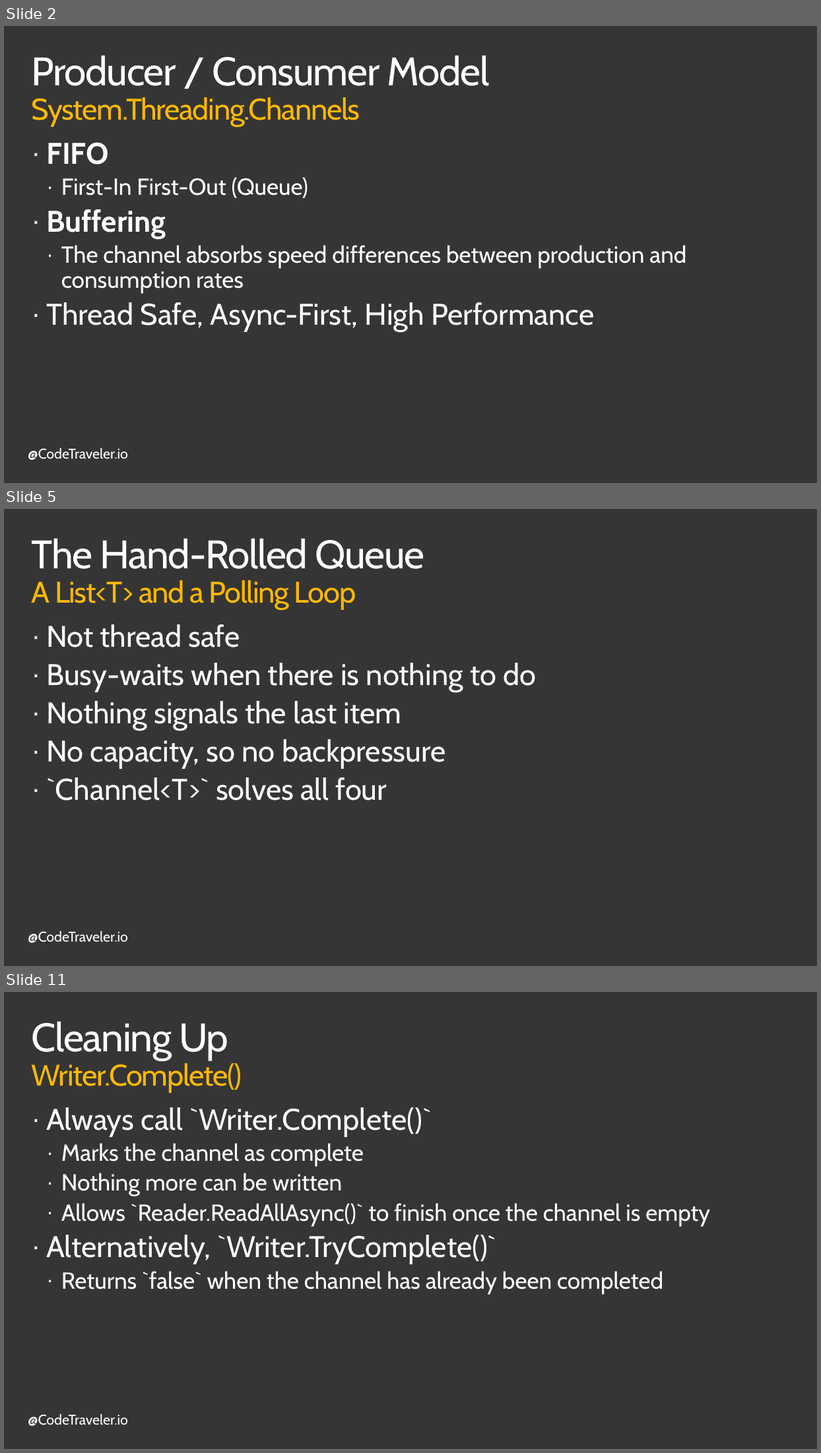
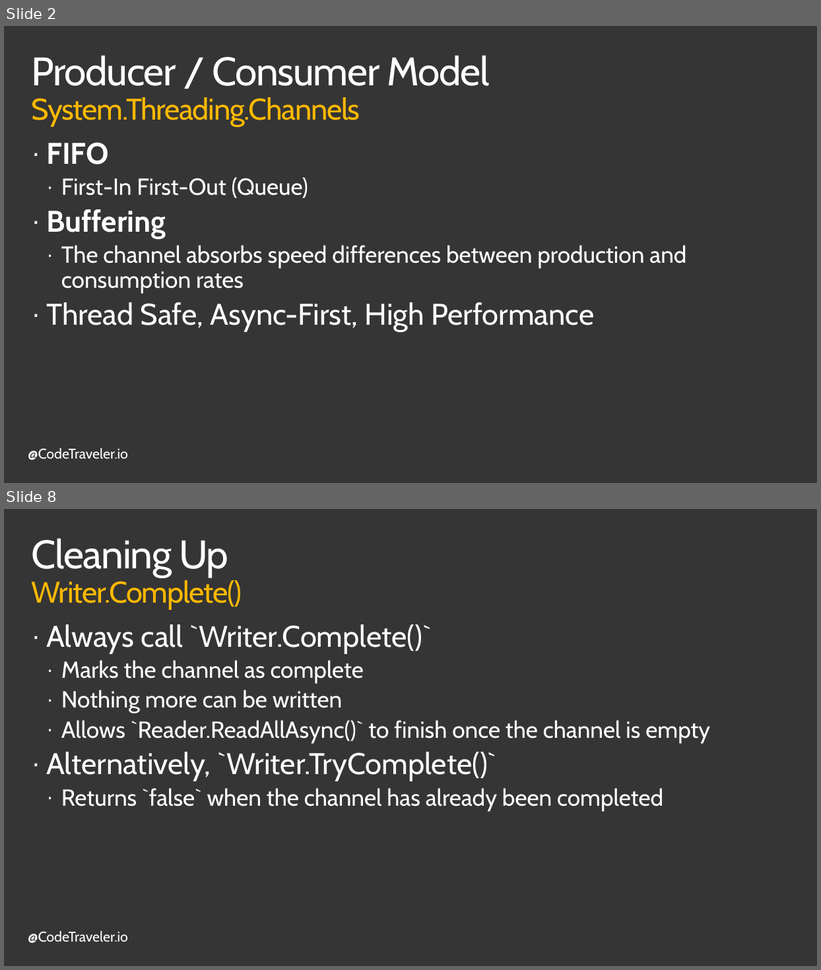
Before and after one commit to TheCodeTraveler/BecomeAnExpertWithAsyncAwait, a slide deck: 9. Channels/Channels.pptx. Shown one above the other, each under a label of ours: slides 2, 5 and 11 before the commit, slides 2 and 8 after it; the slides between them are not shown. The pictures are 821x1453 and 821x970 pixels, drawn with LibreOffice and Linux fonts; fonts in the diff are those of the drawing; background and template pictures are left out. Boxes give left, top, right and bottom in pixels: in the first picture for what was removed or moved away, otherwise in the second. Text is boxed around its words. In the diff, an @@ line names an element or a change of style, - is before the commit and + after.

```diff
--- a/9. Channels/Channels.pptx
+++ b/9. Channels/Channels.pptx
@@ slide 5 removed at bbox=[4, 509, 817, 966], background #353535; not listed: 1 template element that a slide beside it also shows @@
@@ title removed at bbox=[32, 538, 424, 610] @@
-The Hand-Rolled Queue
-A List<T> and a Polling Loop
@@ text removed at bbox=[46, 625, 536, 801] @@
-· Not thread safe
-· Busy-waits when there is nothing to do
-· Nothing signals the last item
-· No capacity, so no backpressure
-· `Channel<T>` solves all four
@@ what was slide 11 is now slide 8 @@
```
Also in this commit, not shown: 8 slides changed, 1 slide added, 5 other slides removed.
